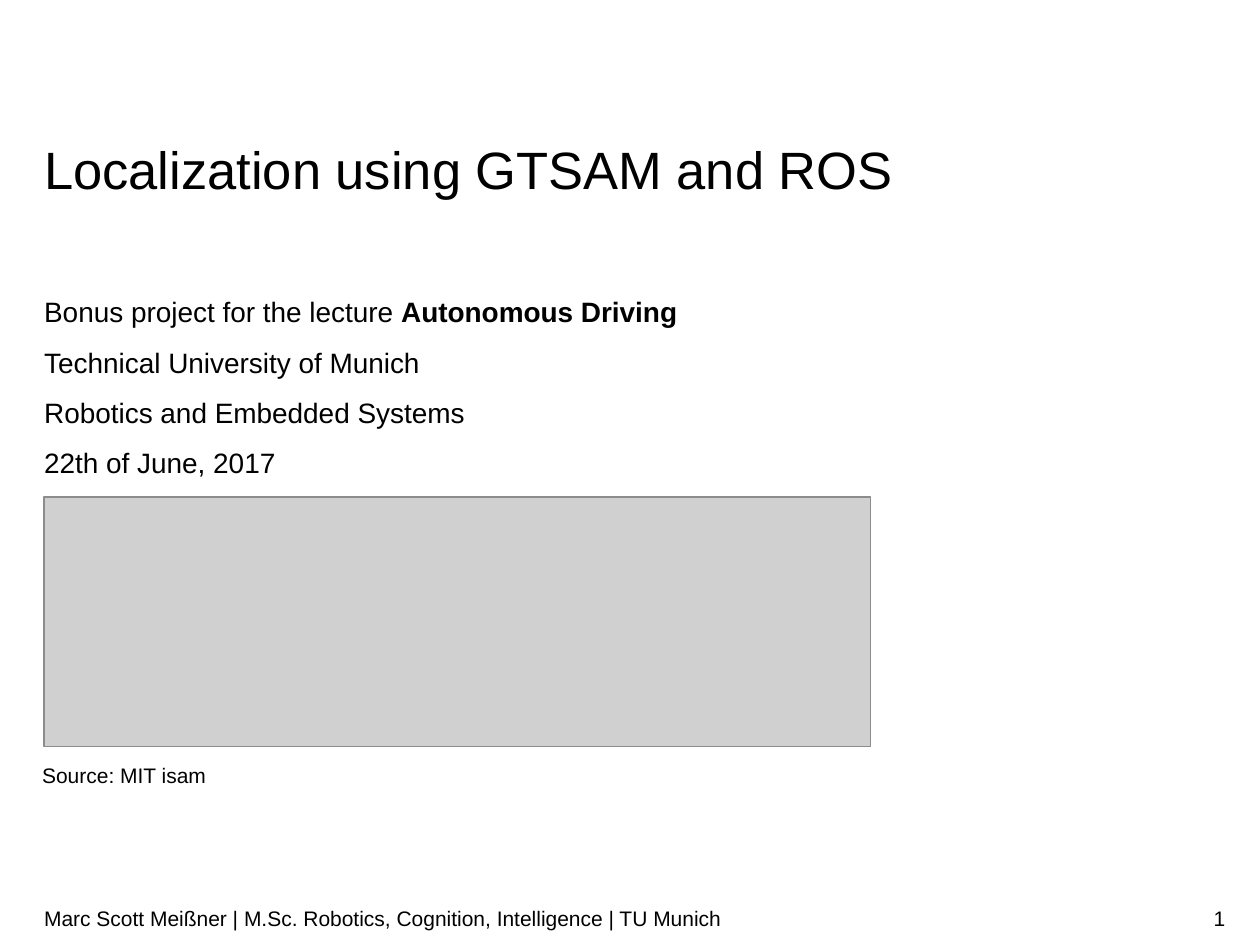
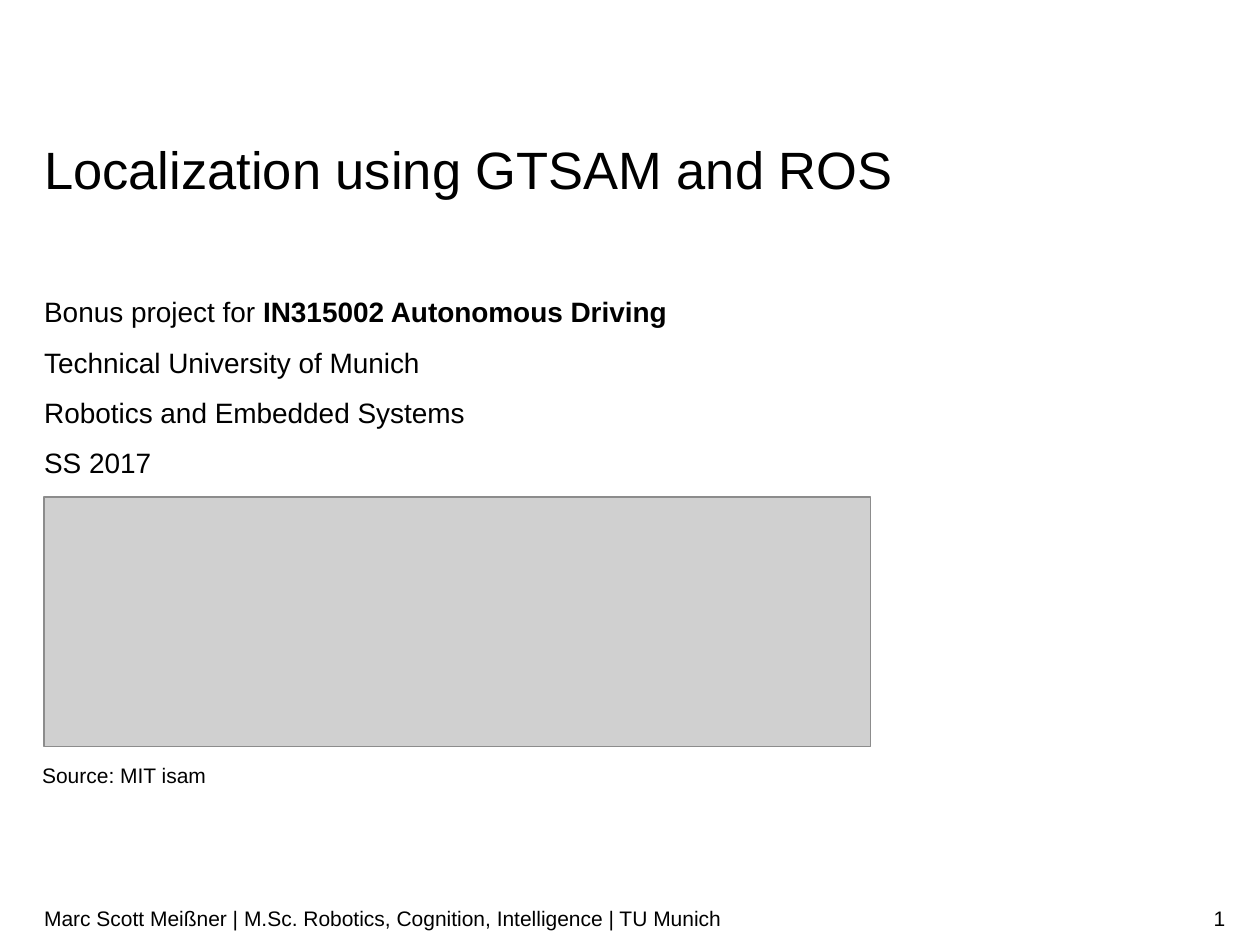
Before and after one commit to linuxcumt/car_project, a slide deck: slide 1 of wiki/Localization_GTSAM.odp. Drawn at 1260x943 pixels with LibreOffice and Linux fonts; fonts in the diff are those of the drawing; grey boxes stand for pictures; background and template pictures are left out. Boxes give left, top, right and bottom in pixels: in the first picture for what was removed or moved away, otherwise in the second. Text is boxed around its words. In the diff, an @@ line names an element or a change of style, - is before the commit and + after.

```diff
--- a/wiki/Localization_GTSAM.odp
+++ b/wiki/Localization_GTSAM.odp
@@ text at bbox=[44, 301, 667, 327]: text changed; bold on @@
-Bonus project for the lecture Autonomous Driving
+Bonus project for IN315002 Autonomous Driving
@@ text at bbox=[44, 453, 151, 474]: text changed @@
-22th of June, 2017
+SS 2017
```
Also in this commit, not shown: 2 other slides changed, 2 slides added, 5 other files.
